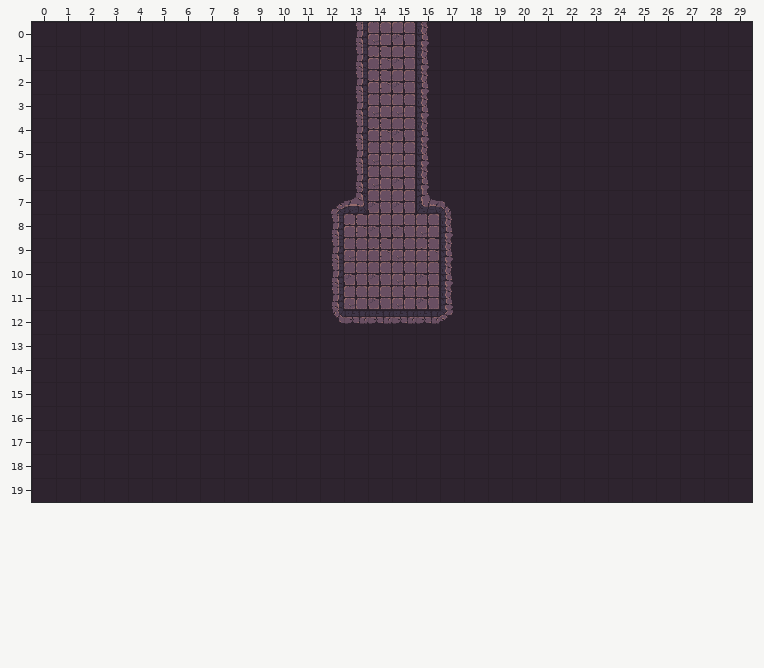
A Tiled map gets an edit: assets/maps/Dungeon/Hall/MapTxxx.tmx. That is the earlier state.
Cells are 32x32 px. Shown: x 0..29, y 0..19.
The result:
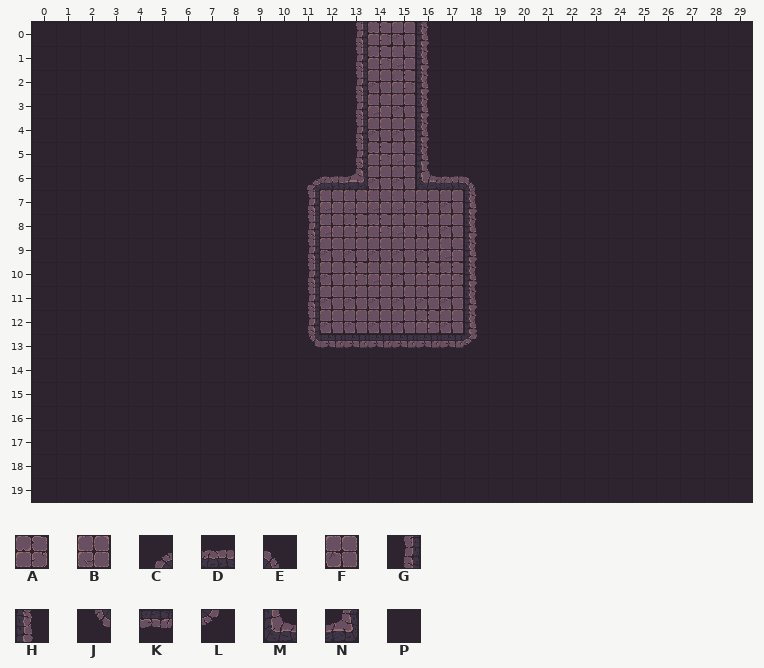
Key: from "Dungeon Crawler Tileset": A 0, B 1, C 2, D 3, E 4, F 10, G 12, H 14, J 22, K 23, L 24, M 35, N 38, P 57.
_ is an empty cell, . an unchanged one.
The exact change:
--- layer "Tile layer 1"
@@ x 11..18 @@
- 0 ...B....
- 1 ....F...
- 2 ...AF...
- 3 ....B...
- 4 ...A....
- 5 ...B....
- 6 PPGB.HPP
- 7 PCNFFMEP
- 8 PG.FFBHP
- 9 PGBABAHP
-10 PGFFBFHP
-11 PGB.B.HP
-12 PJKKKKLP
-13 PPPPPPPP
+ 0 ...A....
+ 1 ....B...
+ 2 ...FA...
+ 3 ....F...
+ 4 ...F....
+ 5 ...A....
+ 6 CDNF.MDE
+ 7 GBBBBFFH
+ 8 GB.ABFFH
+ 9 GFFFFFBH
+10 GFABFAAH
+11 GFF.F.FH
+12 GFFFFAFH
+13 JKKKKKKL
